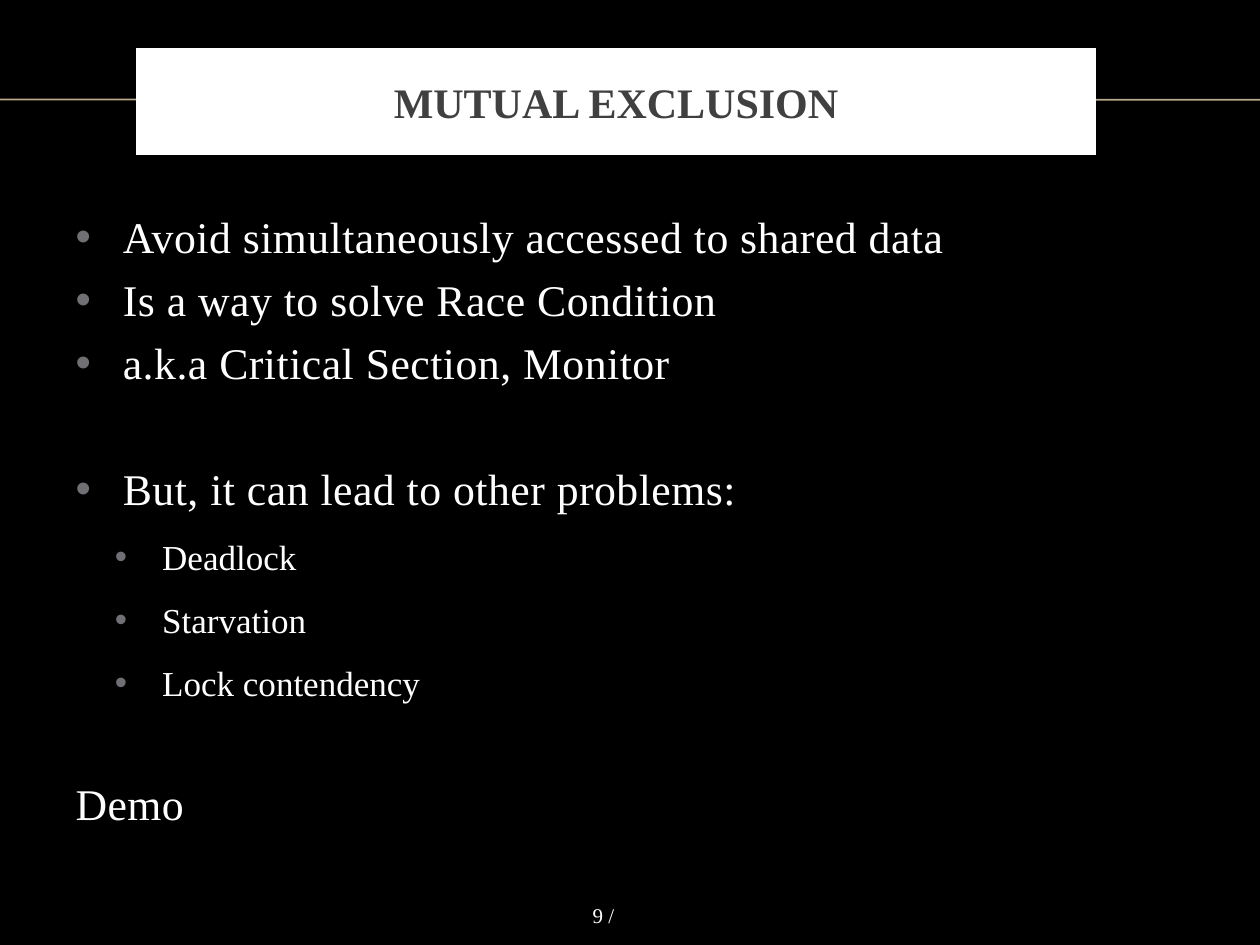
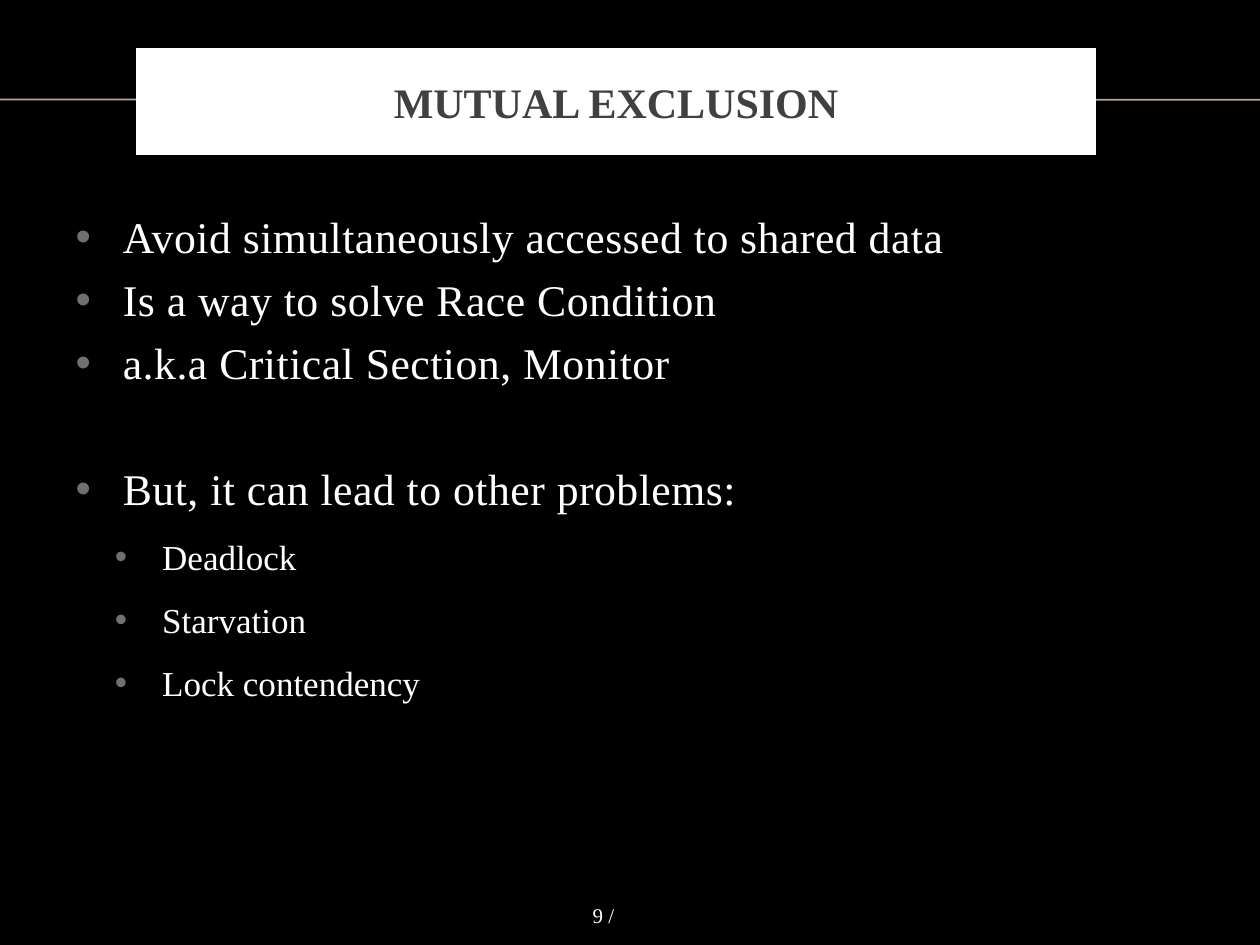
Before and after one commit to vong-srey/Paravantage, a slide deck: slide 9 of Presentation.pptx. Drawn at 1260x945 pixels with LibreOffice and Linux fonts; fonts in the diff are those of the drawing; background and template pictures are left out. Boxes give left, top, right and bottom in pixels: in the first picture for what was removed or moved away, otherwise in the second. Text is boxed around its words. In the diff, an @@ line names an element or a change of style, - is before the commit and + after.

```diff
--- a/Presentation.pptx
+++ b/Presentation.pptx
@@ text at (76,791,184,821): paragraph removed @@
-Demo
```
Also in this commit, not shown: 3 other slides changed, 2 slides added, 4 slides removed.
